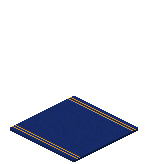
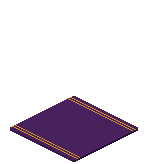
Layered file, before and after one edit (148×164). Changes by layer:
renamed "Iso_Deco_Ground_Carpet_Blue_02" to "레이어 2", painted on it, unmasked it over (10, 97, 136, 162)
